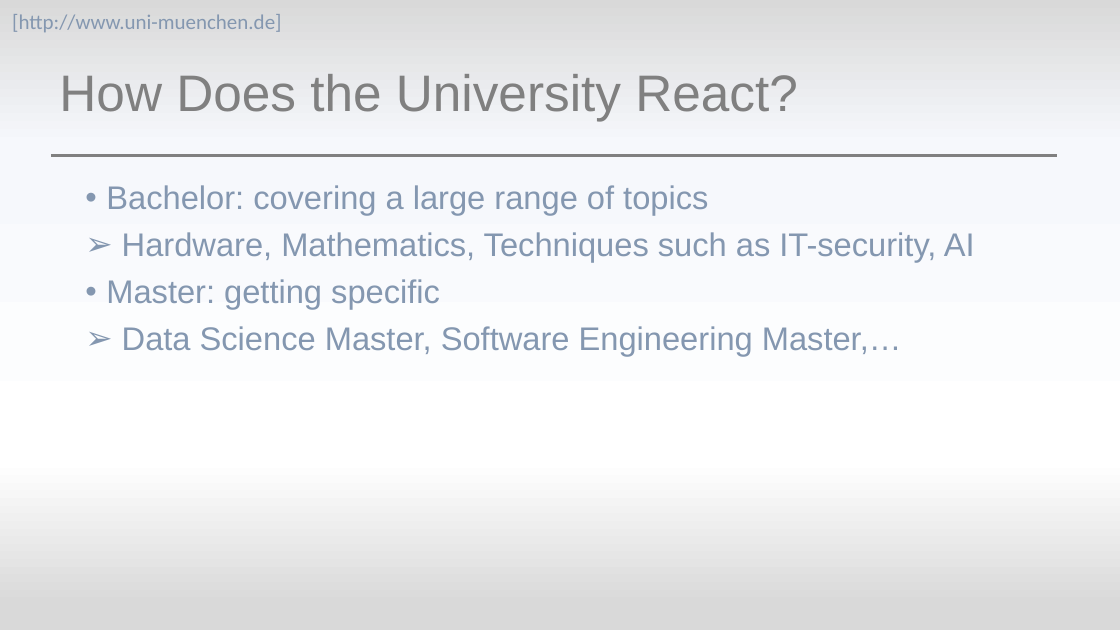
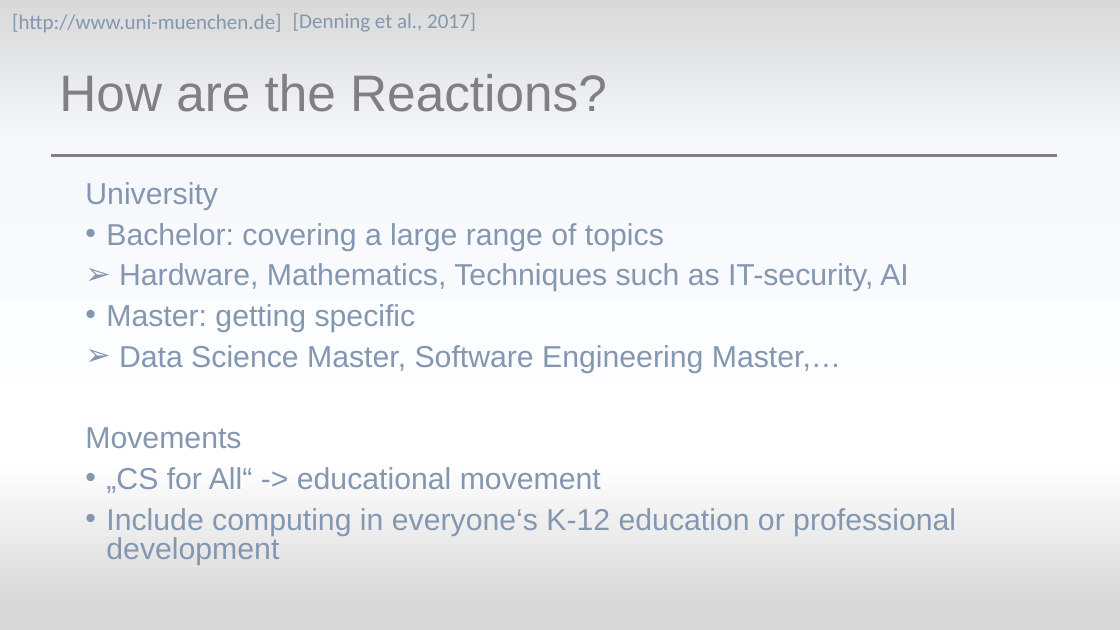
Before and after one commit to mieztatz/spwal, a slide deck: slide 8 of Assignment4.pptx (slide 7 before the commit). Drawn at 1120x630 pixels with LibreOffice and Linux fonts; fonts in the diff are those of the drawing. Boxes give left, top, right and bottom in pixels: in the first picture for what was removed or moved away, otherwise in the second. Text is boxed around its words. In the diff, an @@ line names an element or a change of style, - is before the commit and + after.

```diff
--- a/Assignment4.pptx
+++ b/Assignment4.pptx
@@ text added at [293, 13, 476, 32], 18 pt, text #8497B0 @@
+[Denning et al., 2017]
@@ title at [59, 74, 607, 112]: text changed @@
-How Does the University React?
+How are the Reactions?
@@ text at [85, 182, 218, 210]: paragraph added @@
+University
@@ text at [106, 223, 909, 373]: size 28 to 25.9 pt in "Bachelor: covering a large range of topics", "Hardware, Mathematics, Techniques such as IT-security, AI", "Master: getting specific", "Data Science Master, Software Engineering Master,…"; line spacing 0.9 to 0.8 @@
@@ text at [85, 427, 956, 565]: paragraphs added @@
+Movements
+• „CS for All“ -> educational movement
+• Include computing in everyone‘s K-12 education or professional development
```
Also in this commit, not shown: 6 other slides changed, 1 slide added.
